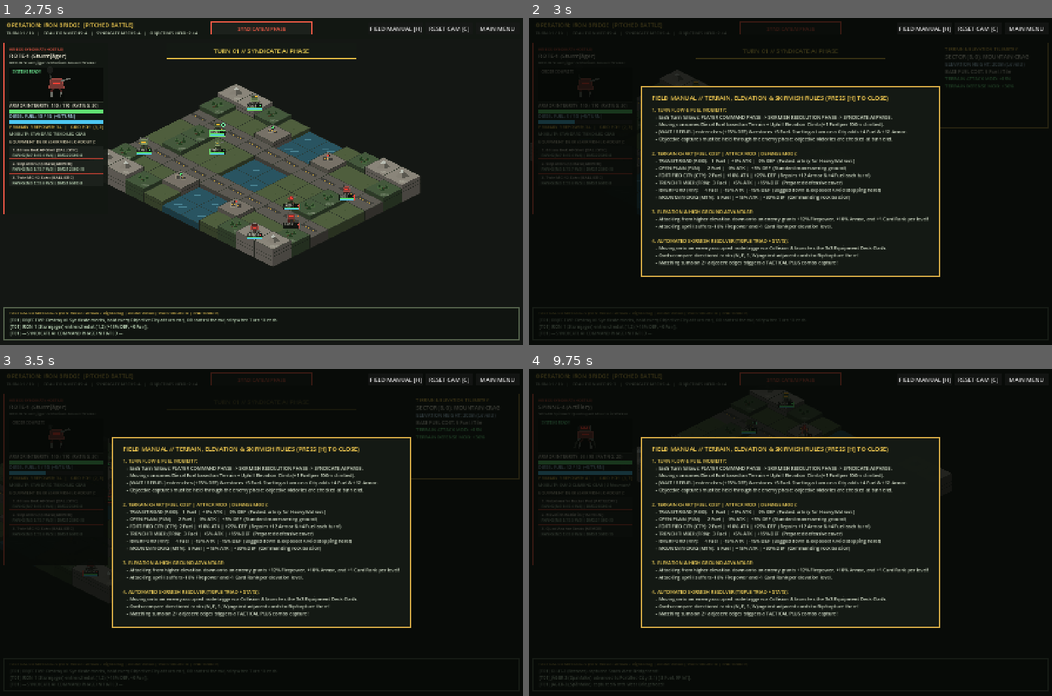
Above: before the commit, frames 1-4 (two rows, left to right).
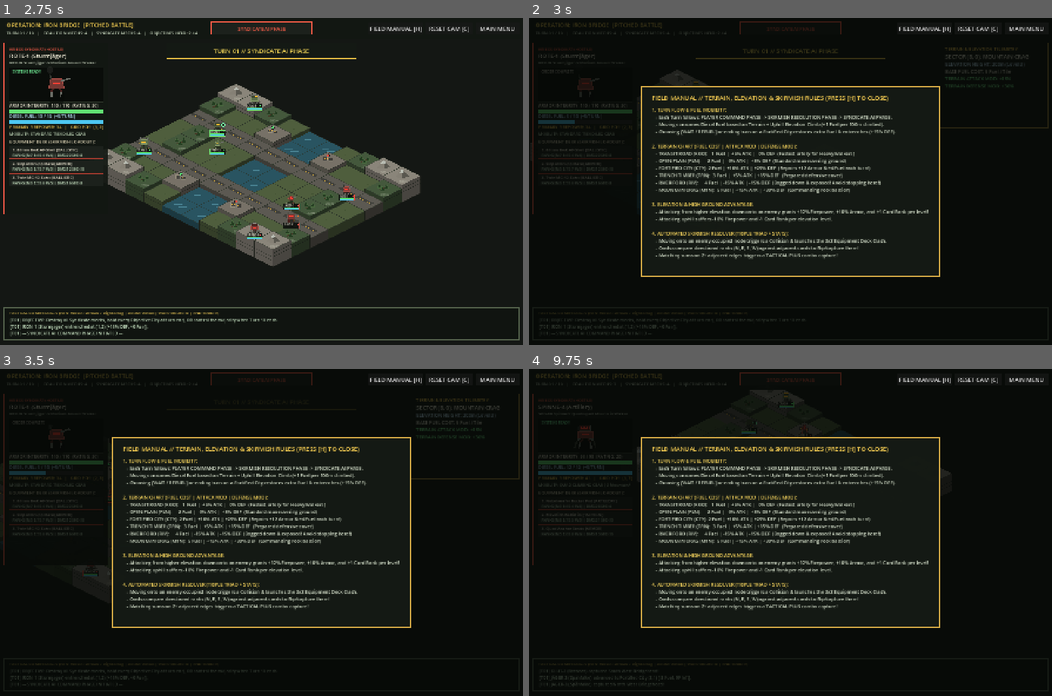
Above: after the commit, the same moments.

Repository: opyner-gh/iron-grid
Game: Godot game, scene res://scenes/MainMenu.tscn
Two runs of this game, one before a commit and one after it. Both use one fixed random seed, a clock stepped at 60 frames per second and the inputs below.
Inputs (mouse positions are in pixels of both pictures, inside the frame that each line leads up to):
- Up to frame 1 (2.75 s): click ">> LAUNCH OPERATION // DEPLOY…" at 0.5 s; click "WAIT / REFUEL (+5F) [R]" at 1.25 s; click "END PLAYER TURN [E]" at 2 s
- Up to frame 2 (3 s): tap Enter at 2.75 s; move the mouse to (905, 165) at 2.77 s; hold D from 2.78 s (still down); tap H at 2.85 s; click (905, 165) at 2.92 s
- Up to frame 3 (3.5 s): keep holding D; tap Space at 3.02 s
- Up to frame 4 (9.75 s): release D at 3.5 s; click "FIELD MANUAL [H]" at 3.5 s; drag from (685, 548) to (764, 597) at 4.27 s; move the mouse to (842, 460) at 5.02 s; hold D 5.03-5.75 s; tap E at 5.1 s; click (842, 460) at 5.17 s; drag from (764, 597) to (633, 483) at 5.77 s; move the mouse to (947, 581) at 6.52 s; hold A 6.53-7.25 s; tap Enter at 6.6 s; click (947, 581) at 6.67 s; tap Space at 6.77 s; drag from (633, 483) to (712, 450) at 7.27 s; move the mouse to (816, 532) at 8.02 s; hold S 8.03-8.75 s; tap 2 at 8.1 s; click (816, 532) at 8.17 s; drag from (712, 450) to (685, 548) at 8.77 s; move the mouse to (905, 516) at 9.52 s; hold W from 9.53 s (still down); tap H at 9.6 s; click (905, 516) at 9.67 s

Frame 1 is identical in both runs. In frame 2, 5.9% of the frame differs, in the area x 23-77%, y 34-76%; in frame 3, 5.9%; in frame 4, 5.9%.

Commit message:
Fix GDScript Array/Dictionary reference aliasing in hover preview and unit movement

Diff:
--- a/scripts/battle/Battlefield.gd
+++ b/scripts/battle/Battlefield.gd
@@ -42,12 +42,6 @@
 
 func start_mission(map_idx: int) -> void:
 	GlobalState.reset_battle_state()
-	# Drop any transient turn state left over from a previous run of this battlefield (Redeploy)
-	selected_unit = null
-	_is_animating_move = false
-	_ai_queue.clear()
-	_pending_attacker = null
-	_pending_defender = null
 	var idx: int = clampi(map_idx, 0, GlobalState.maps.size() - 1)
 	current_map_def = GlobalState.maps[idx]
 	ui_overlay.map_def = current_map_def
@@ -142,7 +136,21 @@
 	_deselect_unit()
 
 	var p_units := unit_container.get_faction_units(MechData.Faction.PLAYER)
-	_apply_turn_upkeep(p_units, not is_first_turn)
+	for u in p_units:
+		var m := u.mech_data
+		m.has_moved = false
+		m.is_entrenched = false
+		u.position = grid_map.grid_to_screen(m.grid_pos, true)
+		if not is_first_turn:
+			var refuel_amt: int = m.passive_refuel
+			var tile := grid_map.get_tile(m.grid_pos)
+			if tile != null and tile.terrain_type == GridTileData.TerrainType.CITY:
+				refuel_amt += 4
+				var healed: int = mini(12, m.max_armor - m.current_armor)
+				m.current_armor += healed
+				if healed > 0:
+					GlobalState.add_log("%s repaired +%d Armor at City Depot." % [m.callsign, healed])
+			m.current_fuel = mini(m.max_fuel, m.current_fuel + refuel_amt)
 
 	_sync_hud_counts()
 	ui_overlay.trigger_phase_banner("TURN %02d // PLAYER COMMAND PHASE" % GlobalState.turn_number)
@@ -151,37 +159,6 @@
 	# Auto-select first available player unit for convenience
 	if p_units.size() > 0:
 		_select_unit(p_units[0])
-
-## Start-of-phase upkeep shared by both factions: clears last turn's orders, then (optionally)
-## applies passive diesel refuel plus City Depot resupply (+4 Fuel) and repairs (+12 Armor).
-func _apply_turn_upkeep(units: Array[MechUnit], include_refuel: bool) -> void:
-	for u in units:
-		var m := u.mech_data
-		m.has_moved = false
-		m.is_entrenched = false
-		if not include_refuel:
-			continue
-		var refuel_amt: int = m.passive_refuel
-		var tile := grid_map.get_tile(m.grid_pos)
-		if tile != null and tile.terrain_type == GridTileData.TerrainType.CITY:
-			refuel_amt += 4
-			var healed: int = mini(12, m.max_armor - m.current_armor)
-			m.current_armor += healed
-			if healed > 0:
-				GlobalState.add_log("%s repaired +%d Armor at City Depot." % [m.callsign, healed])
-		m.current_fuel = mini(m.max_fuel, m.current_fuel + refuel_amt)
-
-## WAIT / REFUEL order shared by both factions: ends the unit's turn entrenched (+15% DEF),
-## restores up to 5 Fuel and patches +8 Armor when holding a City. Returns the fuel gained.
-func _entrench_unit(m: MechData) -> int:
-	m.has_moved = true
-	m.is_entrenched = true
-	var gained_fuel: int = mini(5, m.max_fuel - m.current_fuel)
-	m.current_fuel += gained_fuel
-	var td := grid_map.get_tile(m.grid_pos)
-	if td != null and td.terrain_type == GridTileData.TerrainType.CITY:
-		m.current_armor = mini(m.max_armor, m.current_armor + 8)
-	return gained_fuel
 
 func _select_unit(u: MechUnit) -> void:
 	if selected_unit != null and is_instance_valid(selected_unit):
@@ -212,7 +189,8 @@
 		selected_unit.queue_redraw()
 	selected_unit = null
 	ui_overlay.selected_mech = null
-	ui_overlay.current_forecast.clear()
+	ui_overlay.hovered_reach_info = {}
+	ui_overlay.current_forecast = {}
 	grid_map.clear_highlights()
 
 func _on_tile_hovered(coords: Vector2i, _tile: GridTileData) -> void:
@@ -226,8 +204,8 @@
 
 	if grid_map.reachable_info.has(coords):
 		var r_info: Dictionary = grid_map.reachable_info[coords]
-		ui_overlay.hovered_reach_info = r_info
-		if r_info["is_attack"] and selected_unit != null and u_at != null:
+		ui_overlay.hovered_reach_info = r_info.duplicate(true)
+		if r_info.get("is_attack", false) and selected_unit != null and u_at != null:
 			var path: Array[Vector2i] = r_info["path"]
 			var from_pos: Vector2i = path[path.size() - 2] if path.size() >= 2 else selected_unit.mech_data.grid_pos
 			var from_tile := grid_map.get_tile(from_pos)
@@ -235,11 +213,10 @@
 				selected_unit.mech_data, u_at.mech_data, from_tile, td
 			)
 		else:
-			ui_overlay.current_forecast.clear()
+			ui_overlay.current_forecast = {}
 	else:
-		# Reassign rather than clear(): the old dict is shared with grid_map.reachable_info
 		ui_overlay.hovered_reach_info = {}
-		ui_overlay.current_forecast.clear()
+		ui_overlay.current_forecast = {}
 
 func _on_tile_clicked(coords: Vector2i, _tile: GridTileData) -> void:
 	if GlobalState.current_phase != GlobalState.TurnPhase.PLAYER_PHASE or _is_animating_move:
@@ -251,7 +228,9 @@
 	if selected_unit != null and selected_unit.mech_data.faction == MechData.Faction.PLAYER and not selected_unit.mech_data.has_moved:
 		if grid_map.reachable_info.has(coords) and coords != selected_unit.mech_data.grid_pos:
 			var info: Dictionary = grid_map.reachable_info[coords]
-			_execute_unit_movement(selected_unit, coords, info["path"], info["fuel_spent"])
+			var move_path: Array[Vector2i] = info["path"].duplicate()
+			var move_fuel: int = int(info["fuel_spent"])
+			_execute_unit_movement(selected_unit, coords, move_path, move_fuel)
 			return
 
 	# 2. Otherwise, clicking any unit selects it to inspect its telemetry & fuel range
@@ -266,7 +245,14 @@
 	_is_animating_move = true
 	var m_data := unit.mech_data
 	var start_coords: Vector2i = m_data.grid_pos
-	var from_coords: Vector2i = path[path.size() - 2] if path.size() >= 2 else start_coords
+	var move_path: Array[Vector2i] = path.duplicate()
+	var from_coords: Vector2i = move_path[move_path.size() - 2] if move_path.size() >= 2 else start_coords
+
+	var screen_pts: Array[Vector2] = []
+	for p in move_path:
+		screen_pts.append(grid_map.grid_to_screen(p, true))
+	if screen_pts.size() < 2:
+		screen_pts = [unit.position, grid_map.grid_to_screen(target_coords, true)]
 
 	m_data.prev_grid_pos = from_coords
 	m_data.current_fuel = maxi(0, m_data.current_fuel - fuel_spent)
@@ -275,13 +261,13 @@
 	m_data.is_entrenched = false
 
 	grid_map.clear_highlights()
-	ui_overlay.current_forecast.clear()
-
-	var screen_pts: Array[Vector2] = []
-	for p in path:
-		screen_pts.append(grid_map.grid_to_screen(p, true))
+	ui_overlay.hovered_reach_info = {}
+	ui_overlay.current_forecast = {}
 
 	unit.animate_move_along_screen_points(screen_pts, func():
+		if is_instance_valid(unit):
+			unit.position = grid_map.grid_to_screen(target_coords, true)
+			unit.queue_redraw()
 		_is_animating_move = false
 		_on_unit_movement_finished(unit, start_coords, from_coords, target_coords, fuel_spent)
 	)
@@ -325,7 +311,14 @@
 		return
 
 	var m := selected_unit.mech_data
-	var gained_fuel: int = _entrench_unit(m)
+	m.has_moved = true
+	m.is_entrenched = true
+	var gained_fuel: int = mini(5, m.max_fuel - m.current_fuel)
+	m.current_fuel += gained_fuel
+
+	var td := grid_map.get_tile(m.grid_pos)
+	if td != null and td.terrain_type == GridTileData.TerrainType.CITY:
+		m.current_armor = mini(m.max_armor, m.current_armor + 8)
 
 	GlobalState.add_log("%s entrenched at (%d,%d) [+15%% DEF, +%d Fuel]." % [m.callsign, m.grid_pos.x, m.grid_pos.y, gained_fuel])
 	grid_map.clear_highlights()
@@ -394,7 +387,9 @@
 				_pending_defender.mech_data.grid_pos = retreat_coords
 				_pending_defender.animate_move_along_screen_points(
 					[_pending_defender.position, grid_map.grid_to_screen(retreat_coords, true)],
-					func(): pass
+					func():
+						if is_instance_valid(_pending_defender):
+							_pending_defender.position = grid_map.grid_to_screen(retreat_coords, true)
 				)
 				_pending_attacker.mech_data.grid_pos = _pending_target_coords
 				_pending_attacker.position = grid_map.grid_to_screen(_pending_target_coords, true)
@@ -403,7 +398,6 @@
 				# Defender has no retreat tile -> overrun crush damage, attacker steps back to approach tile
 				_pending_defender.mech_data.current_armor = maxi(0, _pending_defender.mech_data.current_armor - 15)
 				if not _pending_defender.mech_data.is_alive():
-					GlobalState.add_log("%s crushed with no line of retreat!" % _pending_defender.mech_data.callsign)
 					unit_container.remove_destroyed_unit(_pending_defender)
 					_pending_attacker.mech_data.grid_pos = _pending_target_coords
 					_pending_attacker.position = grid_map.grid_to_screen(_pending_target_coords, true)
@@ -417,7 +411,9 @@
 			_pending_attacker.mech_data.grid_pos = fallback
 			_pending_attacker.animate_move_along_screen_points(
 				[_pending_attacker.position, grid_map.grid_to_screen(fallback, true)],
-				func(): pass
+				func():
+					if is_instance_valid(_pending_attacker):
+						_pending_attacker.position = grid_map.grid_to_screen(fallback, true)
 			)
 
 	_pending_attacker = null
@@ -458,7 +454,17 @@
 	GlobalState.add_log("--- SYNDICATE AI COMMAND PHASE INITIATED ---")
 
 	_ai_queue = unit_container.get_faction_units(MechData.Faction.AI)
-	_apply_turn_upkeep(_ai_queue, true)
+	for au in _ai_queue:
+		var m := au.mech_data
+		m.has_moved = false
+		m.is_entrenched = false
+		au.position = grid_map.grid_to_screen(m.grid_pos, true)
+		var refuel_amt: int = m.passive_refuel
+		var tile := grid_map.get_tile(m.grid_pos)
+		if tile != null and tile.terrain_type == GridTileData.TerrainType.CITY:
+			refuel_amt += 4
+			m.current_armor = mini(m.max_armor, m.current_armor + 10)
+		m.current_fuel = mini(m.max_fuel, m.current_fuel + refuel_amt)
 
 	var t := get_tree().create_timer(0.65)
 	t.timeout.connect(_process_next_ai_unit)
@@ -490,7 +496,9 @@
 		)
 		var action_type: String = decision.get("type", "WAIT_ENTRENCH")
 		if action_type == "WAIT_ENTRENCH":
-			_entrench_unit(ai_unit.mech_data)
+			ai_unit.mech_data.has_moved = true
+			ai_unit.mech_data.is_entrenched = true
+			ai_unit.mech_data.current_fuel = mini(ai_unit.mech_data.max_fuel, ai_unit.mech_data.current_fuel + 5)
 			GlobalState.add_log("%s entrenched & refueled at (%d,%d)." % [
 				ai_unit.mech_data.callsign, ai_unit.mech_data.grid_pos.x, ai_unit.mech_data.grid_pos.y
 			])
@@ -499,8 +507,8 @@
 			wait_t.timeout.connect(_process_next_ai_unit)
 		else:
 			var target_pos: Vector2i = decision["target_pos"]
-			var path: Array[Vector2i] = decision["path"]
-			var fuel_spent: int = decision["fuel_spent"]
+			var path: Array[Vector2i] = decision["path"].duplicate()
+			var fuel_spent: int = int(decision["fuel_spent"])
 			_execute_unit_movement(ai_unit, target_pos, path, fuel_spent)
 	)
 
@@ -559,27 +567,22 @@
 		return true
 
 	# 2. Strategy-Specific Objective Checks
-	# Objective victories are only confirmed at the end of a full turn, so a capture must be held
-	# through the enemy's response phase (otherwise turn-1 dashes into unguarded cities win outright).
 	if current_map_def != null:
 		match current_map_def.strategy_mode:
 			MapDefinition.StrategyMode.OFFENSE:
-				# Player wins by holding any Syndicate HQ Bunker at the end of a turn
-				var hq_held := false
-				for hq_pos in current_map_def.hq_positions:
-					var hq := grid_map.get_tile(hq_pos)
-					if hq != null and hq.is_objective and hq.controlled_by == MechData.Faction.PLAYER:
-						hq_held = true
-				if end_of_full_turn and hq_held:
-					_declare_game_over(0, "8th Iron Division captured and held the Syndicate HQ Command Bunker!")
+				# Player wins immediately if they capture either Syndicate HQ Bunker (8,3) or (8,4) or control all objectives
+				var hq1 := grid_map.get_tile(Vector2i(8, 3))
+				var hq2 := grid_map.get_tile(Vector2i(8, 4))
+				if (hq1 != null and hq1.is_objective and hq1.controlled_by == 0) or (hq2 != null and hq2.is_objective and hq2.controlled_by == 0):
+					_declare_game_over(0, "8th Iron Division captured the Syndicate HQ Command Bunker!")
 					return true
 				if end_of_full_turn and GlobalState.turn_number >= current_map_def.turn_limit:
 					_declare_game_over(1, "Turn limit expired before capturing the Syndicate HQ Bunker.")
 					return true
 
 			MapDefinition.StrategyMode.DEFENSE:
-				# AI wins if it holds all Citadel Objectives at turn end; Player wins by holding out through Turn Limit
-				if end_of_full_turn and tot_objs > 0 and p_objs == 0:
+				# AI wins if it captures all Citadel Objectives; Player wins by holding out through Turn Limit
+				if tot_objs > 0 and p_objs == 0:
 					_declare_game_over(1, "Syndicate forces overran all Citadel Bastion nodes!")
 					return true
 				if end_of_full_turn and GlobalState.turn_number >= current_map_def.turn_limit:
@@ -587,12 +590,11 @@
 					return true
 
 			MapDefinition.StrategyMode.PITCHED_BATTLE:
-				if end_of_full_turn and tot_objs > 0 and p_objs == tot_objs:
+				if tot_objs > 0 and p_objs == tot_objs:
 					_declare_game_over(0, "8th Iron Division secured total control of all River Bridgeheads!")
 					return true
 				if end_of_full_turn and GlobalState.turn_number >= current_map_def.turn_limit:
-					# Majority of bridgeheads wins; an even split goes to whoever has more walkers left
-					if p_objs * 2 > tot_objs or (p_objs * 2 == tot_objs and p_count >= e_count):
+					if p_objs >= (tot_objs / 2 + 1) or (p_objs == tot_objs / 2 and p_count >= e_count):
 						_declare_game_over(0, "Coalition forces secured strategic superiority across the Rhine-Fulda crossing!")
 					else:
 						_declare_game_over(1, "Syndicate forces held the majority of bridgeheads at Turn limit.")
--- a/scripts/battle/IsoGridMap.gd
+++ b/scripts/battle/IsoGridMap.gd
@@ -212,8 +212,8 @@
 	return reachable_info
 
 func clear_highlights() -> void:
-	reachable_info.clear()
-	current_path_preview.clear()
+	reachable_info = {}
+	current_path_preview = []
 	selected_coords = Vector2i(-1, -1)
 	queue_redraw()
 
@@ -222,9 +222,9 @@
 	if new_hover != hovered_coords:
 		hovered_coords = new_hover
 		if reachable_info.has(hovered_coords):
-			current_path_preview = reachable_info[hovered_coords]["path"]
+			current_path_preview = reachable_info[hovered_coords]["path"].duplicate()
 		else:
-			current_path_preview.clear()
+			current_path_preview = []
 		tile_hovered.emit(hovered_coords, get_tile(hovered_coords))
 		queue_redraw()
 
--- a/scripts/ui/UIOverlay.gd
+++ b/scripts/ui/UIOverlay.gd
@@ -417,8 +417,7 @@
 		"1. TURN FLOW & FUEL MOBILITY:",
 		"   - Each Turn follows: PLAYER COMMAND PHASE -> SKIRMISH RESOLUTION PHASE -> SYNDICATE AI PHASE.",
 		"   - Moving consumes Diesel Fuel based on Terrain + Uphill Elevation Climb (+1 Fuel per 100m climbed).",
-		"   - [WAIT / REFUEL] entrenches (+15% DEF) & restores +5 Fuel. Starting a turn on a City adds +4 Fuel & +12 Armor.",
-		"   - Objective captures must be held through the enemy phase: objective victories are checked at turn end.",
+		"   - Choosing [WAIT / REFUEL] or ending turn on a Fortified City restores extra Fuel & entrenches (+15% DEF).",
 		"",
 		"2. TERRAIN CHART (FUEL COST | ATTACK MOD | DEFENSE MOD):",
 		"   - TRANSIT ROAD (ROD):   1 Fuel |  +5% ATK |   0% DEF  (Fastest artery for Heavy Walkers)",
